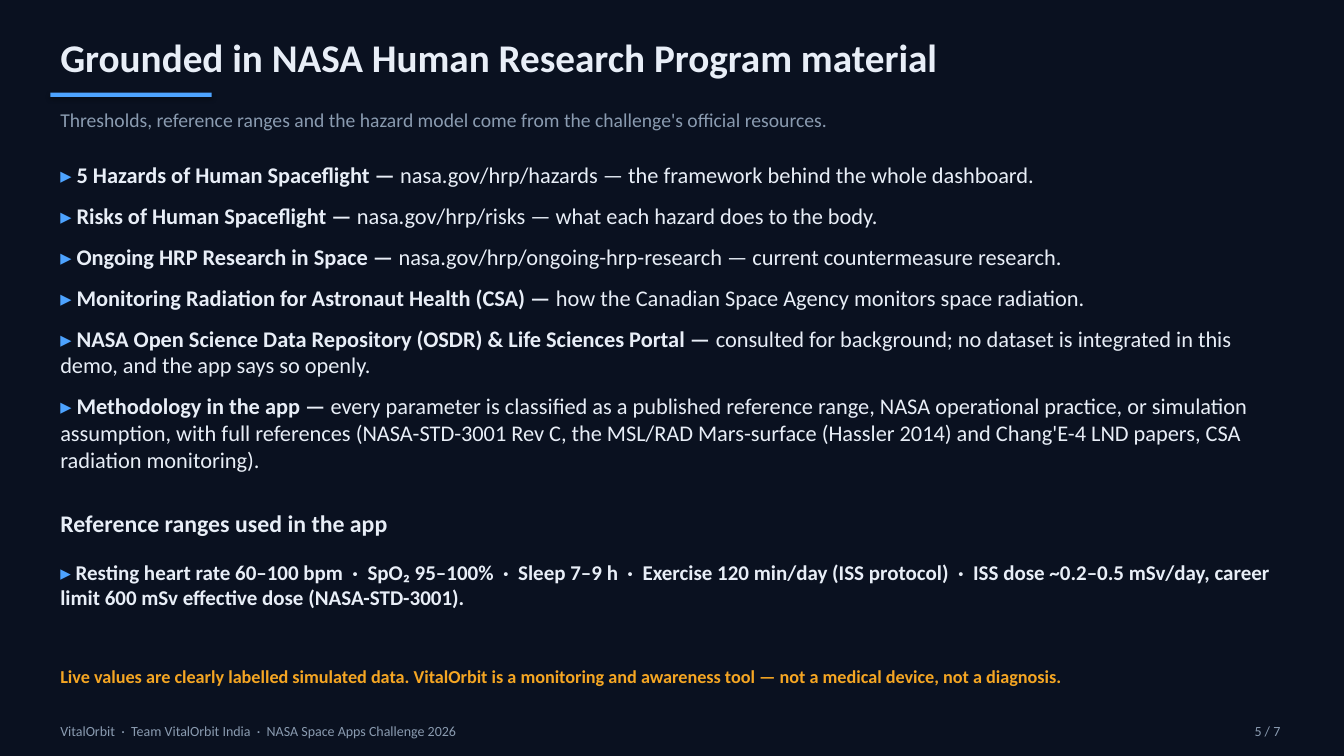
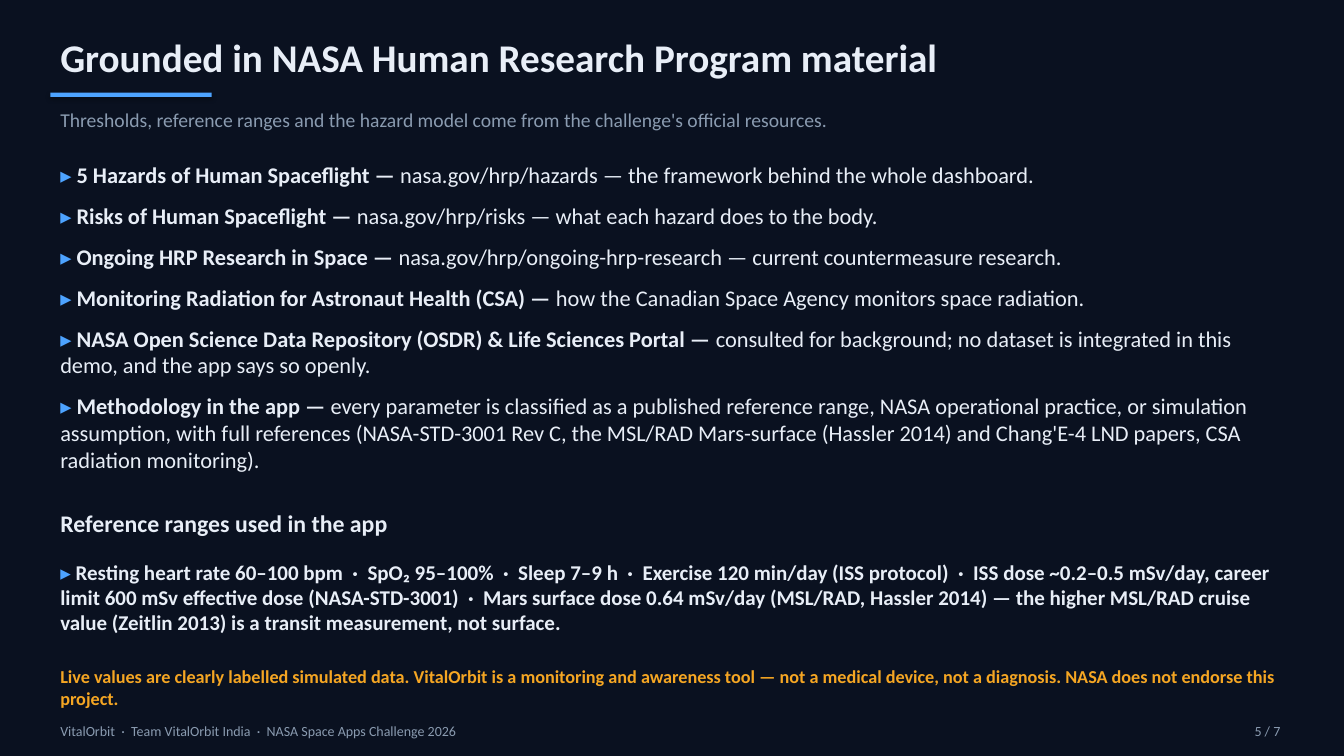
Before and after one commit to iamartya15/vitalorbit-space-apps-2026, a slide deck: slide 5 of deck/VitalOrbit-Demo-Deck.pptx. Drawn at 1344x756 pixels with LibreOffice and Linux fonts; fonts in the diff are those of the drawing. Boxes give left, top, right and bottom in pixels: in the first picture for what was removed or moved away, otherwise in the second. Text is boxed around its words. In the diff, an @@ line names an element or a change of style, - is before the commit and + after.

Commit message:
Deploy VitalOrbit final package (theme build + refreshed deck)

```diff
--- a/deck/VitalOrbit-Demo-Deck.pptx
+++ b/deck/VitalOrbit-Demo-Deck.pptx
@@ text at (60,564,1270,633): text changed @@
-▸ Resting heart rate 60–100 bpm · SpO₂ 95–100% · Sleep 7–9 h · Exercise 120 min/day (ISS protocol) · ISS dose ~0.2–0.5 mSv/day, career limit 600 mSv effective dose (NASA-STD-3001).
+▸ Resting heart rate 60–100 bpm · SpO₂ 95–100% · Sleep 7–9 h · Exercise 120 min/day (ISS protocol) · ISS dose ~0.2–0.5 mSv/day, career limit 600 mSv effective dose (NASA-STD-3001) · Mars surface dose 0.64 mSv/day (MSL/RAD, Hassler 2014) — the higher MSL/RAD cruise value (Zeitlin 2013) is a transit measurement, not surface.
@@ text at (60,670,1275,708): text changed @@
-Live values are clearly labelled simulated data. VitalOrbit is a monitoring and awareness tool — not a medical device, not a diagnosis.
+Live values are clearly labelled simulated data. VitalOrbit is a monitoring and awareness tool — not a medical device, not a diagnosis. NASA does not endorse this project.
```
Also in this commit, not shown: 2 other slides changed, 1 other file.
